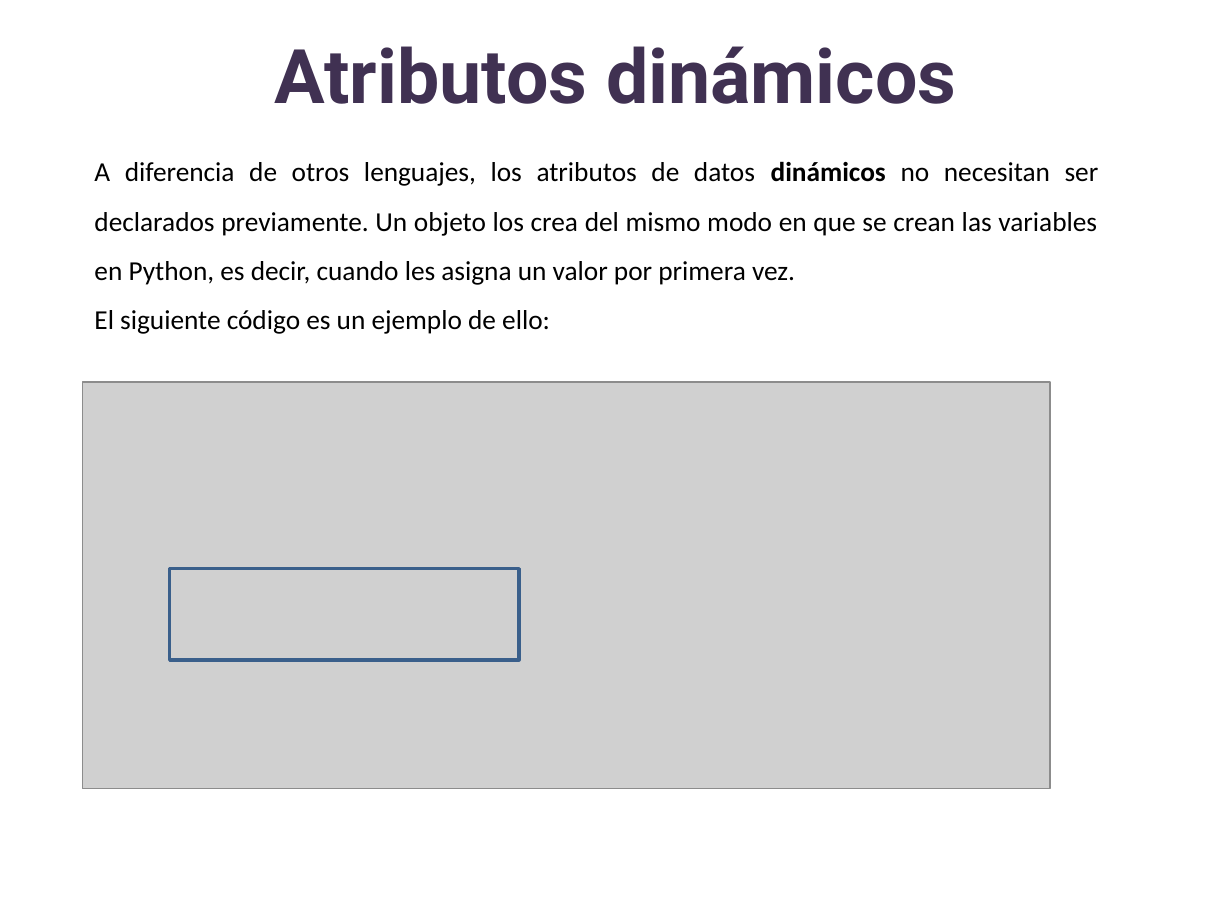
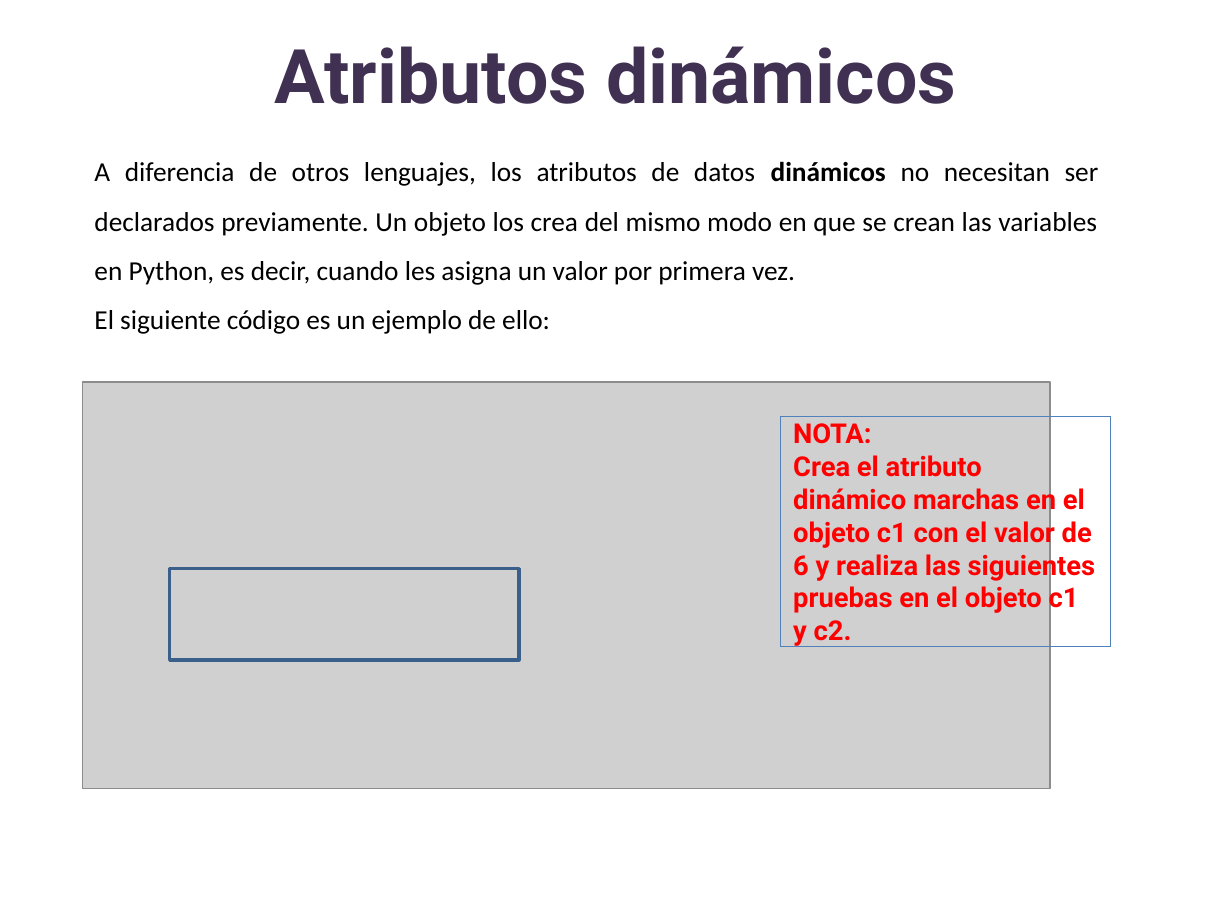
Before and after one commit to lizetheP/Analitica, a slide deck: slide 53 of CalendarioAgo2023/presentaciones/14_POO.pptx (slide 54 before the commit). Drawn at 1232x924 pixels with LibreOffice and Linux fonts; fonts in the diff are those of the drawing; grey boxes stand for pictures. Boxes give left, top, right and bottom in pixels: in the first picture for what was removed or moved away, otherwise in the second. Text is boxed around its words. In the diff, an @@ line names an element or a change of style, - is before the commit and + after.

```diff
--- a/CalendarioAgo2023/presentaciones/14_POO.pptx
+++ b/CalendarioAgo2023/presentaciones/14_POO.pptx
@@ rectangle added at bbox=[781, 416, 1111, 647], outline #4F81BD 0.75 pt, 16 pt, text #FF0000, bold @@
+NOTA:
+Crea el atributo dinámico marchas en el objeto c1 con el valor de 6 y realiza las siguientes pruebas en el objeto c1 y c2.
```
Also in this commit, not shown: 8 other slides changed, 1 slide added, 1 slide removed.
